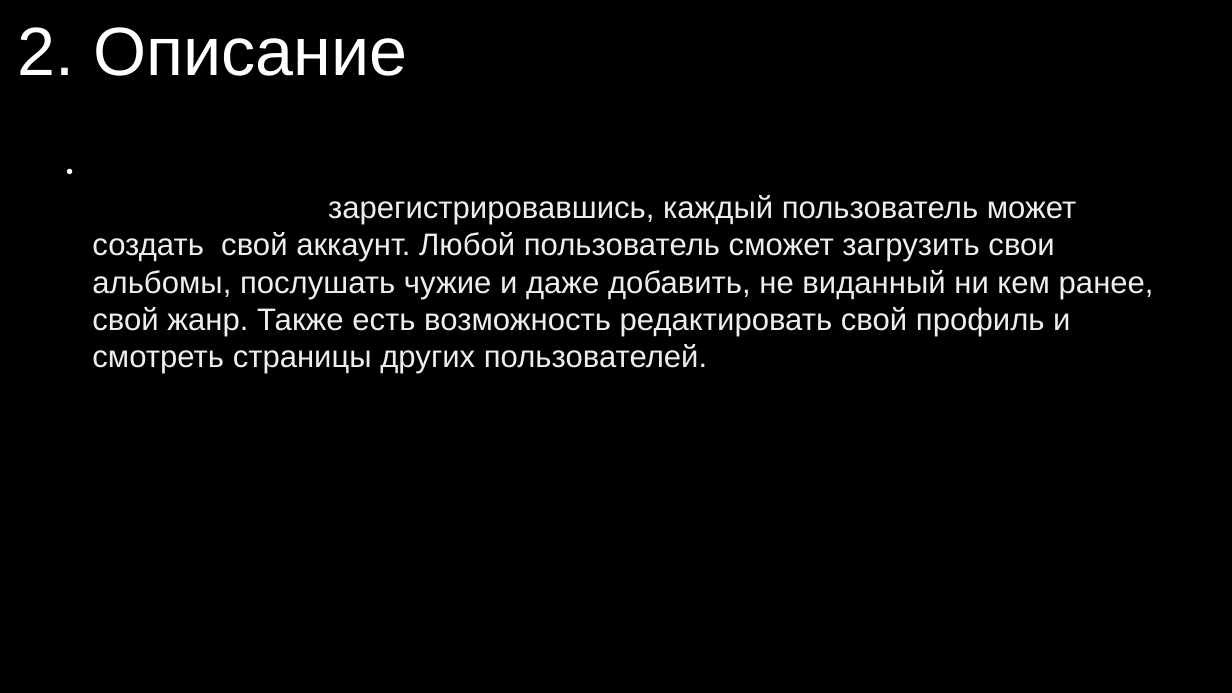
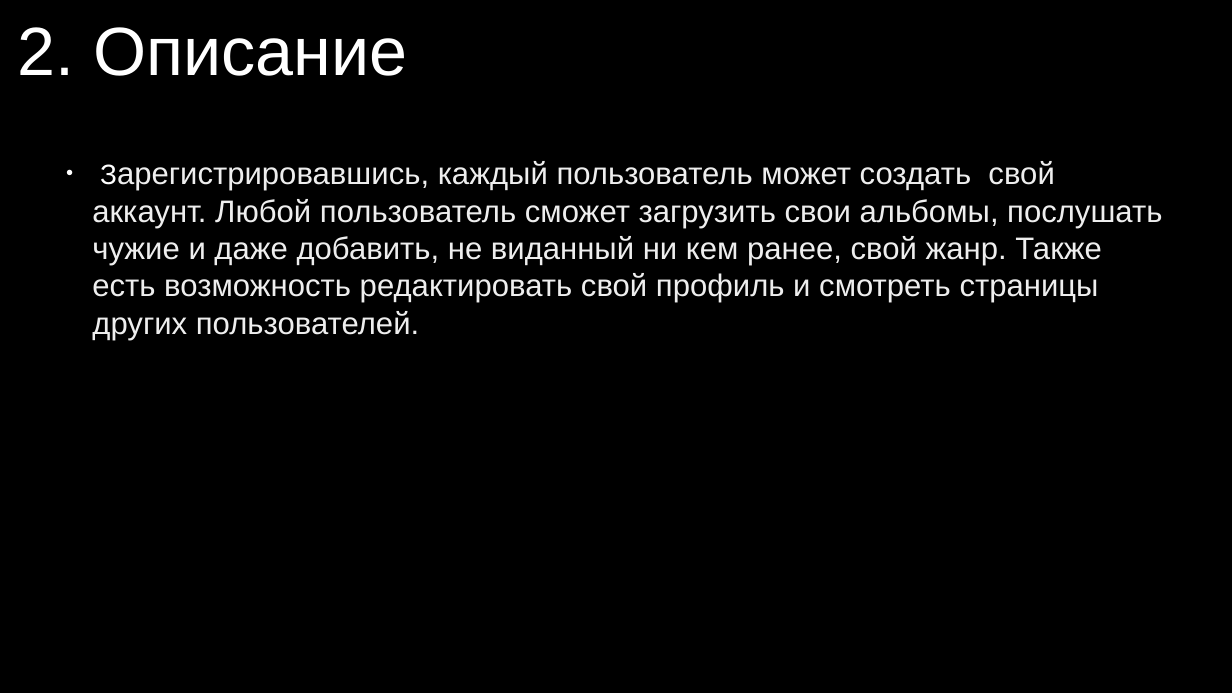
Before and after one commit to gepron1x/blacklandradio2, a slide deck: slide 3 of media/presentation-.odp. Drawn at 1232x693 pixels with LibreOffice and Linux fonts; fonts in the diff are those of the drawing. Boxes give left, top, right and bottom in pixels: in the first picture for what was removed or moved away, otherwise in the second. Text is boxed around its words. In the diff, an @@ line names an element or a change of style, - is before the commit and + after.

```diff
--- a/media/presentation-.odp
+++ b/media/presentation-.odp
@@ text in free at bbox=[92, 161, 1162, 340]: text changed @@
-● На нашем сайте, зарегистрировавшись, каждый пользователь может создать свой аккаунт. Любой пользователь сможет загрузить свои альбомы, послушать чужие и даже добавить, не виданный ни кем ранее, свой жанр. Также есть возможность редактировать свой профиль и смотреть страницы других пользователей.
+● Зарегистрировавшись, каждый пользователь может создать свой аккаунт. Любой пользователь сможет загрузить свои альбомы, послушать чужие и даже добавить, не виданный ни кем ранее, свой жанр. Также есть возможность редактировать свой профиль и смотреть страницы других пользователей.
```
Also in this commit, not shown: 6 other slides changed, 1 slide added, 25 other files.
